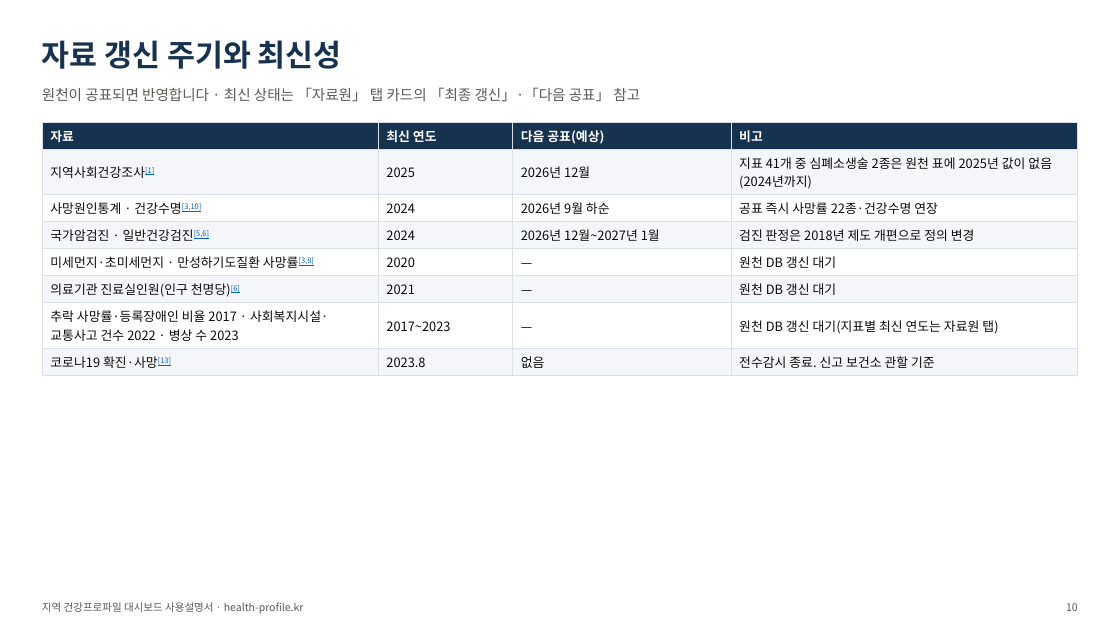
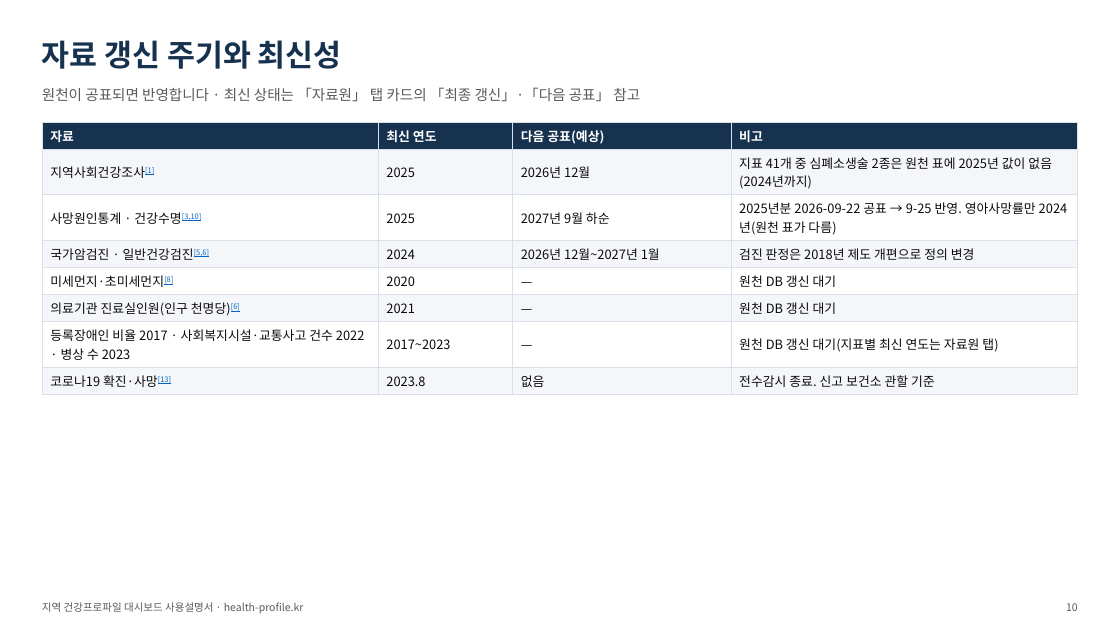
Before and after one commit to soonryu74/soonryu74.github.io, a slide deck: slide 10 of health-dashboard/docs/지역건강프로파일_대시보드_사용설명서_v1.pptx. Drawn at 1120x630 pixels with LibreOffice and Linux fonts; fonts in the diff are those of the drawing. Boxes give left, top, right and bottom in pixels: in the first picture for what was removed or moved away, otherwise in the second. Text is boxed around its words. In the diff, an @@ line names an element or a change of style, - is before the commit and + after.

```diff
--- a/health-dashboard/docs/지역건강프로파일_대시보드_사용설명서_v1.pptx
+++ b/health-dashboard/docs/지역건강프로파일_대시보드_사용설명서_v1.pptx
@@ table at [42,122,1078,391] @@
-row 3: 사망원인통계 · 건강수명[3,10] | 2024 | 2026년 9월 하순 | 공표 즉시 사망률 22종·건강수명 연장
+row 3: 사망원인통계 · 건강수명[3,10] | 2025 | 2027년 9월 하순 | 2025년분 2026-09-22 공표 → 9-25 반영. 영아사망률만 2024년(원천 표가 다름)
-row 5, column 1: 미세먼지·초미세먼지 · 만성하기도질환 사망률[3,8]
+row 5, column 1: 미세먼지·초미세먼지[8]
-row 7, column 1: 추락 사망률·등록장애인 비율 2017 · 사회복지시설·교통사고 건수 2022 · 병상 수 2023
+row 7, column 1: 등록장애인 비율 2017 · 사회복지시설·교통사고 건수 2022 · 병상 수 2023
```
Also in this commit, not shown: 8 other slides changed, 27 other files.
